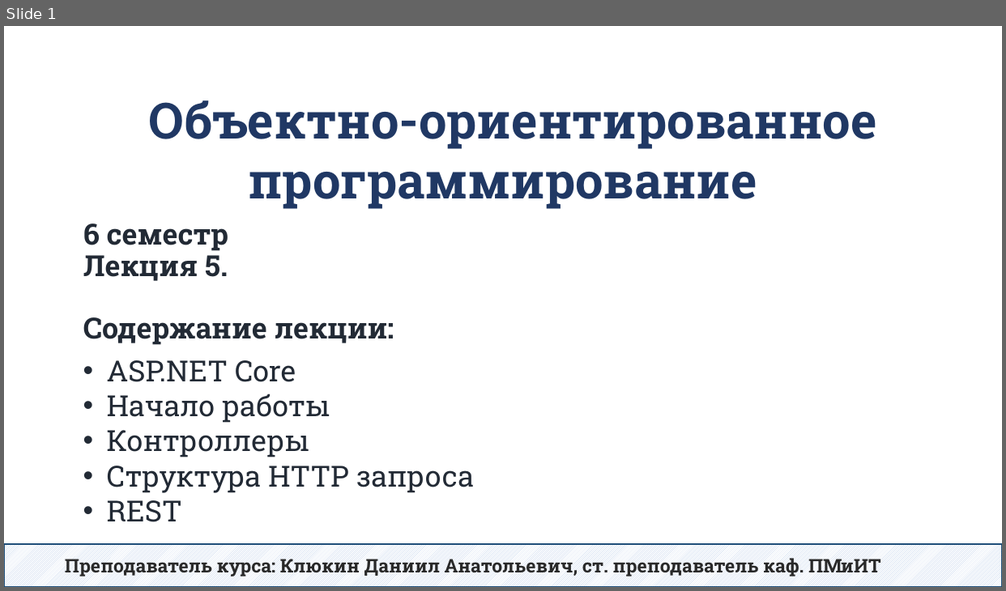
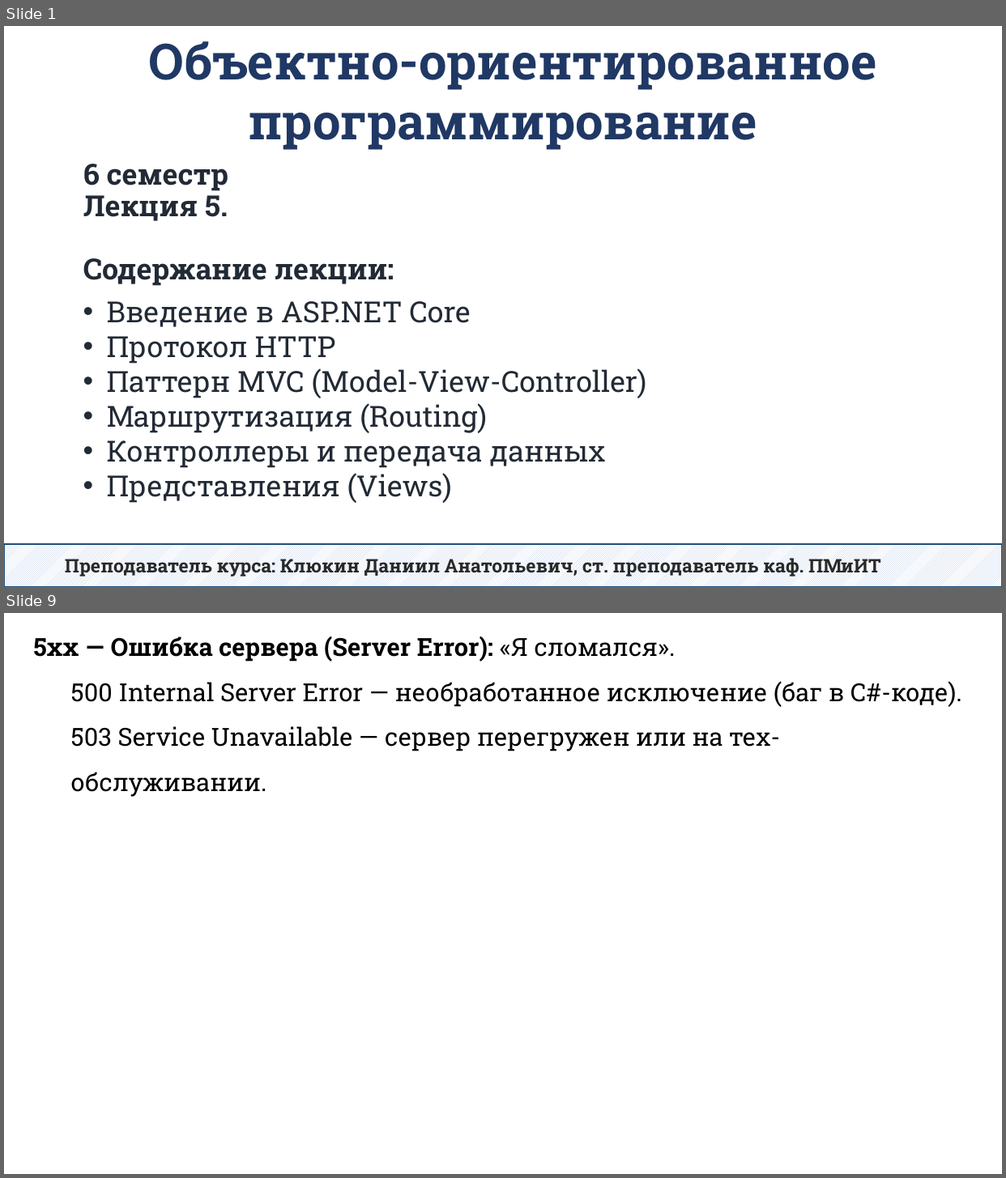
Before and after one commit to DaniilKlyukin/OOP-6, a slide deck: Лекции/ООП 2 лек 5.pptx. Shown one above the other, each under a label of ours: slide 1 before the commit, slides 1 and 9 after it; the slides between them are not shown. The pictures are 1006x591 and 1006x1178 pixels, drawn with LibreOffice and Linux fonts; fonts in the diff are those of the drawing. Boxes give left, top, right and bottom in pixels: in the first picture for what was removed or moved away, otherwise in the second. Text is boxed around its words. In the diff, an @@ line names an element or a change of style, - is before the commit and + after.

```diff
--- a/Лекции/ООП 2 лек 5.pptx
+++ b/Лекции/ООП 2 лек 5.pptx
@@ slide 9 added at (x1=4, y1=613, x2=1002, y2=1174), background #FFFFFF @@
@@ text added at (x1=33, y1=636, x2=962, y2=797), 24 pt, text #000000 @@
+5xx — Ошибка сервера (Server Error): «Я сломался».
+  500 Internal Server Error — необработанное исключение (баг в C#-коде).
+  503 Service Unavailable — сервер перегружен или на тех-обслуживании.
@@ slide 1 changed as well @@
@@ text "Объектно-ориентированное программирование" moved from (x1=149, y1=101, x2=877, y2=209) to (x1=149, y1=41, x2=877, y2=150) @@
@@ title "6 семестр Лекция 5. Содержание ..." moved from (x1=83, y1=224, x2=394, y2=345) to (x1=83, y1=164, x2=394, y2=286) @@
@@ text at (x1=107, y1=301, x2=647, y2=503): text changed @@
-• ASP.NET Core
-• Начало работы
-• Контроллеры
-• Структура HTTP запроса
-• REST
+• Введение в ASP.NET Core
+• Протокол HTTP
+• Паттерн MVC (Model-View-Controller)
+• Маршрутизация (Routing)
+• Контроллеры и передача данных
+• Представления (Views)
```
Also in this commit, not shown: 1 other slide changed, 33 other slides added, 50 slides removed.
